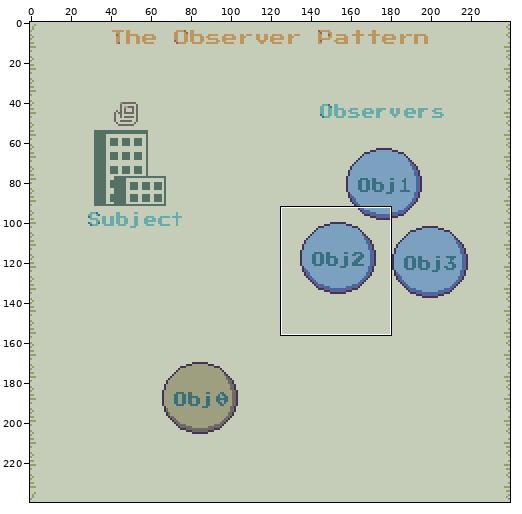
Two states of a pixel-art file, design-patterns/observer.aseprite. The first picture is a wide view before the edit; the outline marks the close-up.
Close-up. Old version:
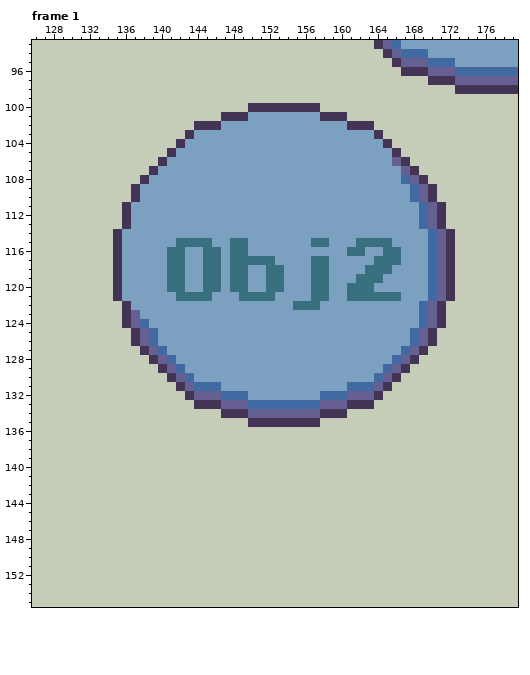
240x240 pixels, 1 frame. Shown: frame 1: x 126..179, y 93..155. The commit also changed other frames or places, which this record leaves out.
After:
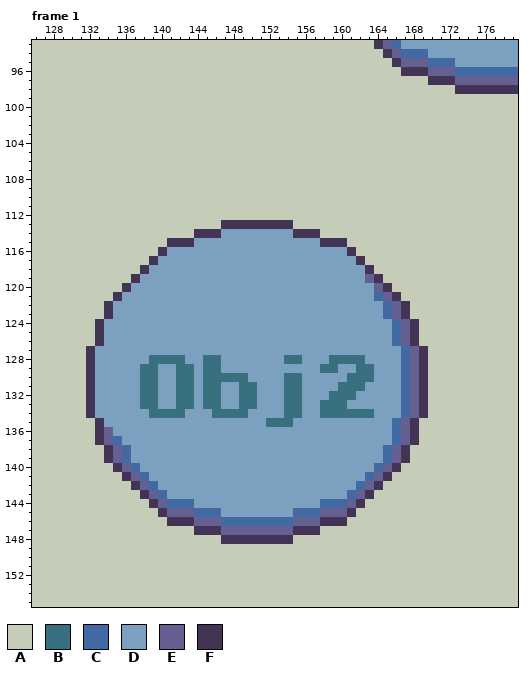
Palette (. is transparent): A #c5ccb8  B #387080  C #416aa3  D #7ca1c0  E #666092  F #433455
Commit message: Add starting frames
Difference:
Frame 1, layer "Observers":
y 100: x 150..157 FFFFFFFF -> AAAAAAAA
y 101: x 147..160 FFFDDDDDDDDFFF -> AAAAAAAAAAAAAA
y 102: x 144..163 FFFDDDDDDDDDDDDDDFFF -> AAAAAAAAAAAAAAAAAAAA
y 103: x 143..164 FDDDDDDDDDDDDDDDDDDDDF -> AAAAAAAAAAAAAAAAAAAAAA
y 104: x 142..165 FDDDDDDDDDDDDDDDDDDDDDDF -> AAAAAAAAAAAAAAAAAAAAAAAA
y 105: x 141..166 FDDDDDDDDDDDDDDDDDDDDDDDDF -> AAAAAAAAAAAAAAAAAAAAAAAAAA
y 106: x 140..167 FDDDDDDDDDDDDDDDDDDDDDDDDDEF -> AAAAAAAAAAAAAAAAAAAAAAAAAAAA
y 107: x 139..168 FDDDDDDDDDDDDDDDDDDDDDDDDDDDEF -> AAAAAAAAAAAAAAAAAAAAAAAAAAAAAA
y 108: x 138..169 FDDDDDDDDDDDDDDDDDDDDDDDDDDDDCEF -> AAAAAAAAAAAAAAAAAAAAAAAAAAAAAAAA
y 109..110: x 137..170 FDDDDDDDDDDDDDDDDDDDDDDDDDDDDDDCEF -> AAAAAAAAAAAAAAAAAAAAAAAAAAAAAAAAAA
y 111..112: x 136..171 FDDDDDDDDDDDDDDDDDDDDDDDDDDDDDDDDCEF -> AAAAAAAAAAAAAAAAAAAAAAAAAAAAAAAAAAAA
y 113: x 136..171 FDDDDDDDDDDDDDDDDDDDDDDDDDDDDDDDDCEF -> AAAAAAAAAAAFFFFFFFFAAAAAAAAAAAAAAAAA
y 114: x 135..146 FDDDDDDDDDDD -> AAAAAAAAAFFF; x 155..172 DDDDDDDDDDDDDDDCEF -> FFFAAAAAAAAAAAAAAA
y 115: x 135..145 FDDDDDDBBBB -> AAAAAAFFFDD; x 148..149 BB -> DD; x 157..172 BBDDDBBBBDDDDCEF -> DFFFAAAAAAAAAAAA
y 116: x 135..142 FDDDDDBB -> AAAAAFDD; x 145..146 BB -> DD; x 148..149 BB -> DD; x 161..172 BBDDBBDDDCEF -> FAAAAAAAAAAA
y 117: x 135..139 FDDDD -> AAAAF; x 141..142 BB -> DD; x 145..146 BB -> DD; x 148..152 BBBBB -> DDDDD; x 157..158 BB -> DD; x 162..172 DDBBBDDDCEF -> FAAAAAAAAAA
y 118: x 135..138 FDDD -> AAAF; x 141..142 BB -> DD; x 145..146 BB -> DD; x 148..149 BB -> DD; x 152..153 BB -> DD; x 157..158 BB -> DD; x 163..172 BBBDDDDCEF -> FAAAAAAAAA
y 119: x 135..137 FDD -> AAF; x 141..142 BB -> DD; x 145..146 BB -> DD; x 148..149 BB -> DD; x 152..153 BB -> DD; x 157..158 BB -> DD; x 162..172 BBBDDDDDCEF -> DEFAAAAAAAA
y 120: x 135..136 FD -> AF; x 141..142 BB -> DD; x 145..146 BB -> DD; x 148..149 BB -> DD; x 152..153 BB -> DD; x 157..158 BB -> DD; x 161..172 BBBDDDDDDCEF -> DDDEFAAAAAAA
y 121: x 142..145 BBBB -> DDDD; x 149..152 BBBB -> DDDD; x 157..158 BB -> DD; x 161..172 BBBBBBDDDCEF -> DDDCEFAAAAAA
y 122: x 134..136 AAF -> FDD; x 155..157 BBB -> DDD; x 165..171 DDDDCEF -> CEFAAAA
y 123: x 134..137 AAFE -> FDDD; x 165..171 DDDDCEF -> CEFAAAA
y 124: x 133..138 AAAFEC -> FDDDDD; x 166..171 DDDCEF -> CEFAAA
y 125..126: x 133..139 AAAAFEC -> FDDDDDD; x 166..170 DDCEF -> CEFAA
y 127: x 132..140 AAAAAAFEC -> FDDDDDDDD
y 128: x 132..142 AAAAAAAFECD -> FDDDDDDBBBB; x 145..146 DD -> BB; x 154..155 DD -> BB; x 159..162 DDDD -> BBBB; x 166..169 CEFA -> DCEF
y 129: x 132..143 AAAAAAAAFECD -> FDDDDDBBDDBB; x 145..146 DD -> BB; x 158..159 DD -> BB; x 162..163 DD -> BB; x 165..169 CEFAA -> DDCEF
y 130: x 132..143 AAAAAAAAAFEC -> FDDDDDBBDDBB; x 145..149 DDDDD -> BBBBB; x 154..155 DD -> BB; x 161..169 DDDCEFAAA -> BBBDDDCEF
y 131: x 132..146 AAAAAAAAAAFECCC -> FDDDDDBBDDBBDBB; x 149..150 DD -> BB; x 154..155 DD -> BB; x 160..169 DCCCEFAAAA -> BBBDDDDCEF
y 132: x 132..150 AAAAAAAAAAAFEEECCCD -> FDDDDDBBDDBBDBBDDBB; x 154..155 DD -> BB; x 158..169 CCCEEEFAAAAA -> DBBBDDDDDCEF
y 133: x 132..169 AAAAAAAAAAAAFFFEEECCCCCCCCEEEFFFAAAAAA -> FDDDDDBBDDBBDBBDDBBDDDBBDDBBBDDDDDDCEF
y 134: x 132..169 AAAAAAAAAAAAAAAFFFEEEEEEEEFFFAAAAAAAAA -> FDDDDDDBBBBDDDBBBBDDDDBBDDBBBBBBDDDCEF
y 135: x 133..168 AAAAAAAAAAAAAAAAAFFFFFFFFAAAAAAAAAAA -> FDDDDDDDDDDDDDDDDDDBBBDDDDDDDDDDDCEF
y 136: x 133..168 AAAAAAAAAAAAAAAAAAAAAAAAAAAAAAAAAAAA -> FEDDDDDDDDDDDDDDDDDDDDDDDDDDDDDDDCEF
y 137: x 133..168 AAAAAAAAAAAAAAAAAAAAAAAAAAAAAAAAAAAA -> FECDDDDDDDDDDDDDDDDDDDDDDDDDDDDDDCEF
y 138..139: x 134..167 AAAAAAAAAAAAAAAAAAAAAAAAAAAAAAAAAA -> FECDDDDDDDDDDDDDDDDDDDDDDDDDDDDCEF
y 140: x 135..166 AAAAAAAAAAAAAAAAAAAAAAAAAAAAAAAA -> FECDDDDDDDDDDDDDDDDDDDDDDDDDDCEF
y 141: x 136..165 AAAAAAAAAAAAAAAAAAAAAAAAAAAAAA -> FECDDDDDDDDDDDDDDDDDDDDDDDDCEF
y 142: x 137..164 AAAAAAAAAAAAAAAAAAAAAAAAAAAA -> FECDDDDDDDDDDDDDDDDDDDDDDCEF
y 143: x 138..163 AAAAAAAAAAAAAAAAAAAAAAAAAA -> FECDDDDDDDDDDDDDDDDDDDDCEF
y 144: x 139..162 AAAAAAAAAAAAAAAAAAAAAAAA -> FECCCDDDDDDDDDDDDDDCCCEF
y 145: x 140..161 AAAAAAAAAAAAAAAAAAAAAA -> FEEECCCDDDDDDDDCCCEEEF
y 146: x 141..160 AAAAAAAAAAAAAAAAAAAA -> FFFEEECCCCCCCCEEEFFF
y 147: x 144..157 AAAAAAAAAAAAAA -> FFFEEEEEEEEFFF
y 148: x 147..154 AAAAAAAA -> FFFFFFFF
